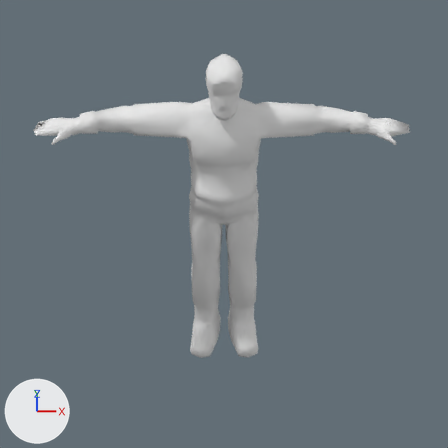
Renders of the Blender file materials/models/player_new_new/player.blend from each side of a commit.
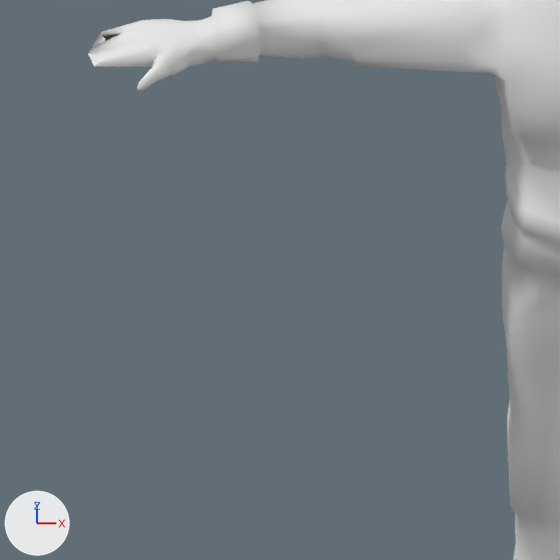
Old and new are each drawn from the file's camera 'Camera South' and again close up on the part from 0% to 47% of the width and 25% to 72% of the height. Every picture has the same lights, and +X, +Y and +Z are marked at lower left.

Script lines for the objects in view, before the commit:
```python
me_cylinder = bpy.data.meshes.new('Cylinder')
me_cylinder.from_pydata(...)  # 886 vertices, 861 faces; spans x -11.2..14.7, y -1.8..1.8, z -1.1..2.1
me_cylinder.polygons.foreach_set('use_smooth', [True] * 861)
me_cylinder.materials.append(mat_bake)  # its picture is missing
me_lumberjack = bpy.data.meshes.new('lumberJack')
me_lumberjack.from_pydata(...)  # 1598 vertices, 1929 faces; spans x -0.93..0.9, y -0.9..0.9, z -0.18..0.18
# faces by material slot: [199, 616, 360, 202, 314, 238]
me_lumberjack.materials.append(mat_hair)  # white #e7e7e7
me_lumberjack.materials.append(mat_skin)  # its picture is missing
me_lumberjack.materials.append(mat_shirt)  # its picture is missing
me_lumberjack.materials.append(mat_belt)  # white #e7e7e7
me_lumberjack.materials.append(mat_pants)  # white #e7e7e7
me_lumberjack.materials.append(mat_boots)  # white #e7e7e7
ob_axe_pick = bpy.data.objects.new('Axe-Pick', me_cylinder)
ob_axe_pick.location = (0.0, 0.0, 0.0)
ob_axe_pick.hide_viewport = True
ob_lumberjack = bpy.data.objects.new('lumberJack', me_lumberjack)
ob_lumberjack.location = (0.0, -0.046, 1.56)
ob_lumberjack.rotation_euler = (1.571, 0.0, 0.0)  # degrees (90, 0, 0)
ob_lumberjack.scale = (1.72, 1.72, 1.72)
```
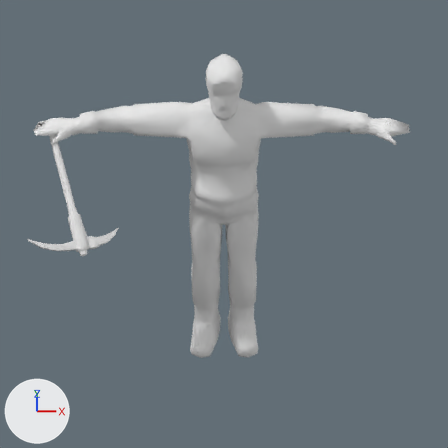
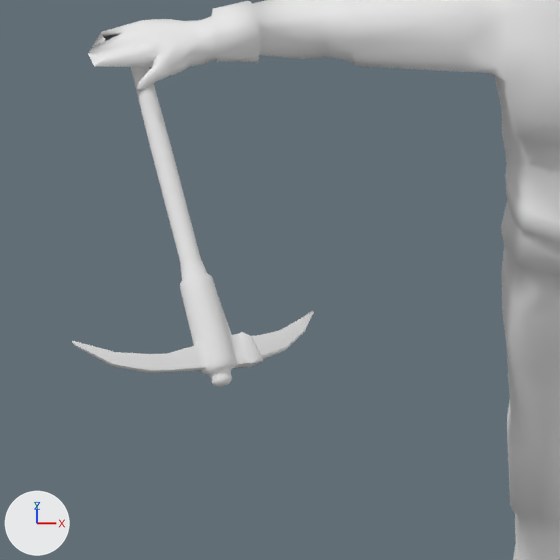
Commit message: Adding content.

Boxes (x1, y1, x2, y2) around the edits, measured in the close-ups (560 x 560 px):
'Axe-Pick', shown
    after: (72, 67, 314, 387)

The change in detail:
Object 'Axe-Pick' (ob_axe_pick) is now shown.
Object 'Axe-Pick' (ob_axe_pick) moves from (0.0, 0.0, 0.0) to (-1.366, -0.22, 2.156).
Object 'Axe-Pick' (ob_axe_pick) turns from (0, 0, 0) to (56, -167, 26) degrees about x, y and z.
Object 'Axe-Pick' (ob_axe_pick) is rescaled from (1.0, 1.0, 1.0) to (0.0327, 0.0327, 0.367).
